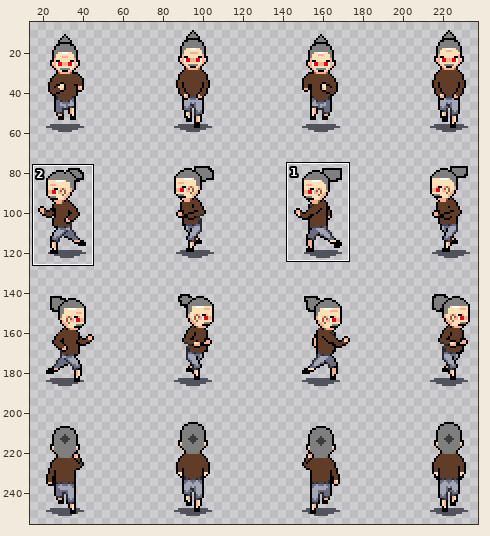
Sprite sheet, stored at assets/nils_run.png. Above: a wide view before the commit, with the close-up outlined.
Close-up. Before the edit:
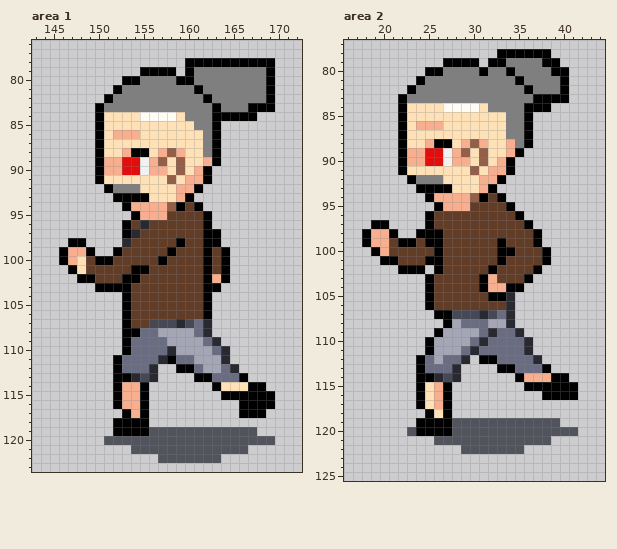
The file is 256x256 pixels. Shown: area 1: x 143..172, y 76..123; area 2: x 16..44, y 77..125. The wide view leaves out empty margins. The commit also changed other parts of the picture, which this record leaves out.
New version:
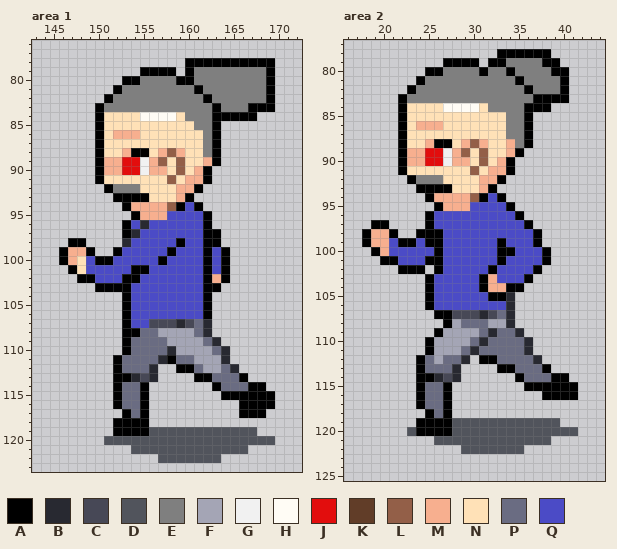
Palette (. is transparent): A #000000  B #282931  C #474856  D #51545c  E #7f7f7f  F #a4a5b5  G #f1f1f1  H #fffcf5  J #e20d0d  K #613d28  L #935f48  M #f7af8f  N #ffe1b7  P #6a6c82  Q #4b4bc6
The exact change:
Area 1:
Colour M gives way to colour P in rows 114 to 116 at x 153 to 154; in row 117 at x 154.
Colour N gives way to colour P in row 114 at x 164 to 166.
Colour K gives way to colour Q in row 94 at x 160; in row 95 at x 158 to 161; in row 96 at x 154 and 156 to 161; in row 97 at x 155 to 161; in row 98 at x 154 to 158 and 160 to 161; in row 99 at x 153 to 157, 159 to 161 and 163.
Colour K gives way to colour Q in row 100 at x 149, 152 to 156, 158 to 161 and 163; in row 101 at x 149 to 153, 156 to 161 and 163; in row 102 at x 150 to 152 and 155 to 161; in rows 103 to 106 at x 154 to 161; in row 107 at x 154 to 155.
Area 2:
Colour M gives way to colour P in row 114 at x 36 to 38; in rows 115 to 117 at x 26.
Colour N gives way to colour P in rows 115 to 117 at x 25; in row 118 at x 26.
Colour K gives way to colour Q in row 94 at x 32; in row 95 at x 30 to 33; in row 96 at x 26 to 34; in row 97 at x 26 to 35; in row 98 at x 27 to 36; in row 99 at x 21, 24, 27 to 32 and 34 to 36.
Colour K gives way to colour Q in row 100 at x 21 to 25, 27 to 32 and 35 to 37; in row 101 at x 22 to 24, 27 to 32 and 34 to 37; in row 102 at x 27 to 31 and 33 to 36; in row 103 at x 26 to 30 and 33 to 35; in row 104 at x 26 to 30; in row 105 at x 26 to 31.
Colour K gives way to colour Q in row 106 at x 26 to 33.
Pixel boxes of the changes (left, top, right, bottom) in both close-ups:
changed: (86, 202, 221, 328)
changed: (122, 382, 140, 418)
changed: (221, 382, 248, 391)
changed: (389, 193, 542, 310)
changed: (524, 373, 551, 382)
changed: (425, 382, 443, 418)
